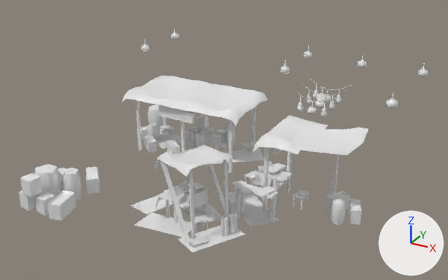
The COLLADA model art/meshes/props/structural/han_market_props.dae as it was, and as the next commit left it.
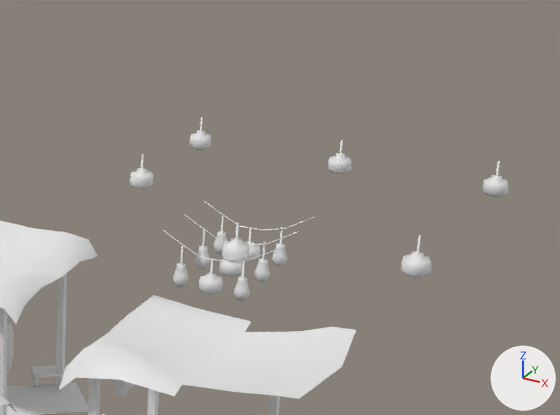
The first picture shows the older version from a camera (50 mm lens) standing at (0.511, -0.907, 0.543) and looking at (0.001, 0.02, 0.079). The close-ups show both versions on the part from 51% to 100% of the width and 0% to 58% of the height of that picture. The lights are fixed; the arrows at lower right show +X, +Y and +Z. Where no turn or scale is listed for an object, it has been applied to the vertices. Vertices at the same position are counted once.

Script lines for the objects in view, before the commit:
```python
me_market_props = bpy.data.meshes.new('market_props')
me_market_props.from_pydata(...)  # 2691 vertices, 4590 faces; spans x -0.297..0.3, y -0.252..0.313, z -0.012..0.209
ob_market_props = bpy.data.objects.new('market_props', me_market_props)
ob_market_props.location = (0.0, 0.0, 0.0)
```
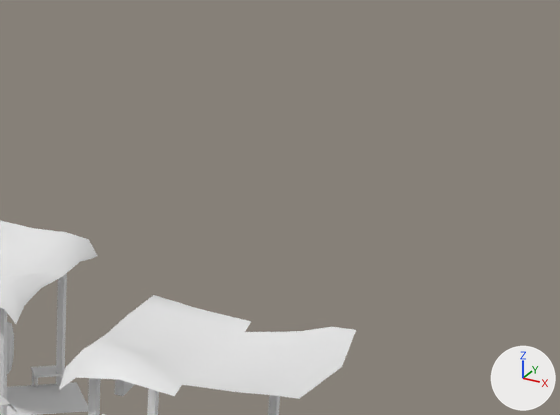
The edits, one by one:
me_market_props is used by ob_market_props; location (0.0, 0.0, 0.0).
me_market_props had 2691 vertices, 4590 faces and spanned x -0.297..0.3, y -0.252..0.313, z -0.012..0.209.
me_market_props now has 1497 vertices, 2282 faces and spans x -0.276..0.28, y -0.252..0.226, z -0.012..0.149.
me_market_props part 1: 20 loose pieces with 1194 vertices, spanning x -0.297..0.3, y 0.053..0.313, z 0.096..0.209, are deleted.

What differs and where, as boxes (x1, y1, x2, y2) in the close-ups (560 x 415 px):
'market_props', reshaped
    before: (0, 117, 509, 415)
    after: (0, 221, 356, 415)
part 1 of me_market_props, deleted
    before: (130, 117, 509, 301)
